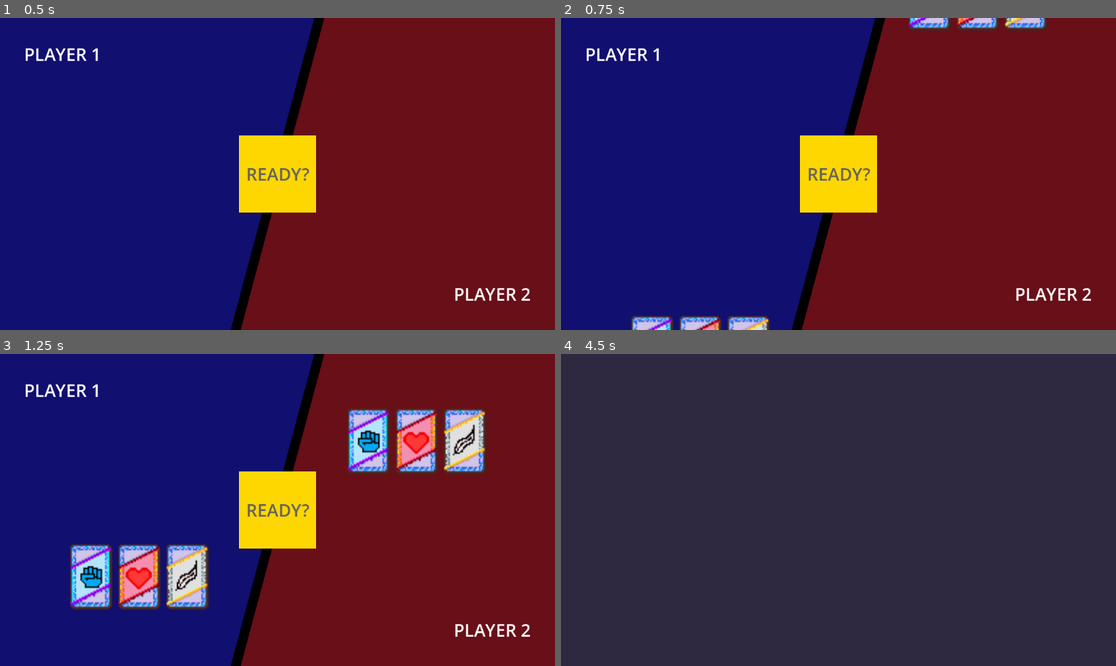
Above: before the commit, frames 1-4 (two rows, left to right).
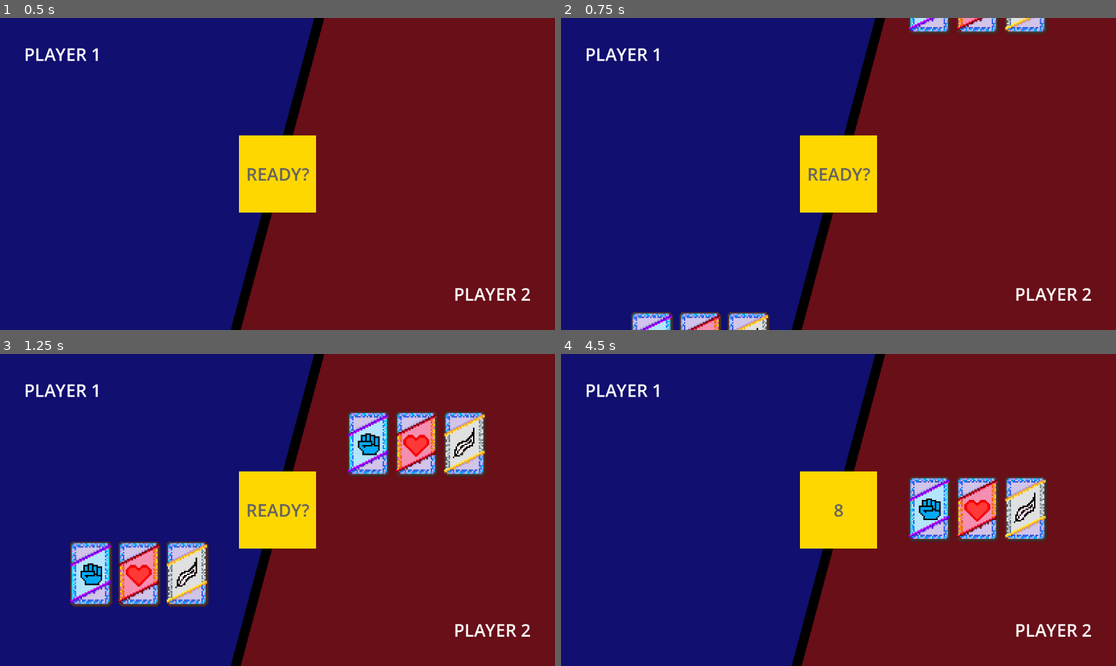
Above: after the commit, the same moments.

Repository: solirides/amazing-game
Game: Godot game, scene res://scenes/select_cards/select_cards.tscn
The game is run twice, just before and just after one commit, with the same random seed, the same clock (stepped at 60 frames per second) and the same inputs. This scene is started directly instead of the project's main scene. The engine's default icon, where the game draws it, is replaced by a stand-in: a white triangle on a blue panel in a dark square.
Inputs (mouse positions are in pixels of both pictures, inside the frame that each line leads up to):
- Up to frame 1 (0.5 s): no input
- Up to frame 2 (0.75 s): tap Enter at 0.5 s; move the mouse to (960, 158) at 0.52 s; hold Right (ui_right) from 0.53 s (still down); click (960, 158) at 0.6 s
- Up to frame 3 (1.25 s): keep holding Right (ui_right)
- Up to frame 4 (4.5 s): move the mouse to (649, 575) at 1.27 s; release Right (ui_right) at 1.28 s; hold Down (ui_down) 1.28-2.03 s; tap C (turret_attack) at 1.35 s; click (649, 575) at 1.42 s; move the mouse to (699, 510) at 2.02 s; hold Right (ui_right) 2.03-2.78 s; hold A (turret_ccw) 2.03-2.78 s; click (699, 510) at 2.17 s; move the mouse to (927, 510) at 2.77 s; hold Up (ui_up) 2.78-3.53 s; tap D (turret_cw) at 2.85 s; click (927, 510) at 2.92 s; move the mouse to (1005, 556) at 3.52 s; hold Left (ui_left) from 3.53 s (still down); tap N (wall_attack) at 3.6 s; tap Space at 4.25 s; move the mouse to (672, 463) at 4.27 s; tap J (wall_ccw) at 4.35 s

Frame 1 is identical in both runs. In frame 2, 2.1% of the frame differs, in the area x 12-88%, y 0-100%; in frame 3, 6.6%; in frame 4, 100%, in the area x 0-100%, y 0-100%.

Commit message:
improve card scaling

Diff:
--- a/amazing-game/modules/cards/cards.tscn
+++ b/amazing-game/modules/cards/cards.tscn
@@ -17,6 +17,7 @@
 card_type = 2
 
 [node name="Sprite2D" type="Sprite2D" parent="." unique_id=1950173428]
+texture_filter = 1
 texture = ExtResource("1_m273a")
 
 [node name="CollisionShape2D" type="CollisionShape2D" parent="." unique_id=959631285]
--- a/amazing-game/modules/player/wall.tscn
+++ b/amazing-game/modules/player/wall.tscn
@@ -20,6 +20,7 @@
 physics_material_override = SubResource("PhysicsMaterial_0rs0y")
 gravity_scale = 0.0
 center_of_mass_mode = 1
+freeze = true
 freeze_mode = 1
 contact_monitor = true
 max_contacts_reported = 5
--- a/amazing-game/scenes/select_cards/select_cards.gd
+++ b/amazing-game/scenes/select_cards/select_cards.gd
@@ -1,4 +1,4 @@
-extends CanvasLayer
+extends Control
 
 signal upgrades_finished
 signal upgrade_selected(player_id: int, type: Cards.CardType)
@@ -18,8 +18,8 @@
 func _ready() -> void:
 	var screen_size = get_viewport().get_visible_rect().size
 
-	$SpawnPoint1.global_position = Vector2(screen_size.x / 4.0, screen_size.y / 2.0)
-	$SpawnPoint2.global_position = Vector2(screen_size.x * 3.0 / 4.0, screen_size.y / 2.0)
+	$SpawnPoint1.global_position = Vector2(screen_size.x / 4.0, screen_size.y / 2.0) - screen_size/2.0
+	$SpawnPoint2.global_position = Vector2(screen_size.x * 3.0 / 4.0, screen_size.y / 2.0) - screen_size/2.0
 
 	var starting_cards = [Cards.CardType.DAMAGE, Cards.CardType.HEALTH, Cards.CardType.SPEED]
 	spawn_hand(1, $SpawnPoint1.global_position, starting_cards)
--- a/amazing-game/scenes/select_cards/select_cards.tscn
+++ b/amazing-game/scenes/select_cards/select_cards.tscn
@@ -2,18 +2,25 @@
 
 [ext_resource type="Script" uid="uid://dhrqkc2wg66pj" path="res://scenes/select_cards/select_cards.gd" id="1_asv8b"]
 [ext_resource type="PackedScene" uid="uid://civa8dd8deecp" path="res://modules/cards/cards.tscn" id="2_qg2st"]
+[ext_resource type="Texture2D" uid="uid://wr8lqm38ij8g" path="res://icon.svg" id="3_40vcb"]
 
 [node name="SelectCards" type="CanvasLayer" unique_id=514107963]
 process_mode = 3
+follow_viewport_enabled = true
+
+[node name="Control" type="Control" parent="." unique_id=901978605]
+layout_mode = 3
+anchors_preset = 15
+anchor_right = 1.0
+anchor_bottom = 1.0
+grow_horizontal = 2
+grow_vertical = 2
 script = ExtResource("1_asv8b")
 card_scene = ExtResource("2_qg2st")
 
-[node name="DividingLine" type="ColorRect" parent="." unique_id=1276173184]
-anchors_preset = 8
-anchor_left = 0.5
-anchor_top = 0.5
-anchor_right = 0.5
-anchor_bottom = 0.5
+[node name="DividingLine" type="ColorRect" parent="Control" unique_id=1276173184]
+layout_mode = 1
+anchors_preset = -1
 offset_left = -10.0
 offset_top = -750.0
 offset_right = 10.0
@@ -25,7 +32,7 @@
 mouse_filter = 2
 color = Color(0, 0, 0, 1)
 
-[node name="BgLeft" type="ColorRect" parent="DividingLine" unique_id=2035769161]
+[node name="BgLeft" type="ColorRect" parent="Control/DividingLine" unique_id=2035769161]
 layout_direction = 3
 layout_mode = 1
 anchors_preset = 9
@@ -36,7 +43,7 @@
 mouse_filter = 2
 color = Color(0, 0, 0.54509807, 0.627451)
 
-[node name="BgRight" type="ColorRect" parent="DividingLine" unique_id=2140843750]
+[node name="BgRight" type="ColorRect" parent="Control/DividingLine" unique_id=2140843750]
 layout_mode = 1
 anchors_preset = 11
 anchor_left = 1.0
@@ -48,7 +55,7 @@
 mouse_filter = 2
 color = Color(0.54509807, 0, 0, 0.627451)
 
-[node name="CenterBox" type="ColorRect" parent="DividingLine" unique_id=292060979]
+[node name="CenterBox" type="ColorRect" parent="Control/DividingLine" unique_id=292060979]
 layout_mode = 1
 anchors_preset = 8
 anchor_left = 0.5
@@ -65,7 +72,7 @@
 pivot_offset = Vector2(80, 80)
 color = Color(1, 0.84313726, 0, 1)
 
-[node name="TimerLabel" type="Label" parent="DividingLine/CenterBox" unique_id=1946863747]
+[node name="TimerLabel" type="Label" parent="Control/DividingLine/CenterBox" unique_id=1946863747]
 layout_mode = 1
 anchors_preset = 8
 anchor_left = 0.5
@@ -84,26 +91,29 @@
 horizontal_alignment = 1
 vertical_alignment = 1
 
-[node name="SpawnPoint1" type="Marker2D" parent="." unique_id=685869930]
+[node name="SpawnPoint1" type="Marker2D" parent="Control" unique_id=685869930]
 
-[node name="SpawnPoint2" type="Marker2D" parent="." unique_id=82111222]
+[node name="SpawnPoint2" type="Marker2D" parent="Control" unique_id=82111222]
 
-[node name="LabelP1" type="Label" parent="." unique_id=1717893802]
+[node name="LabelP1" type="Label" parent="Control" unique_id=1717893802]
+layout_mode = 1
+anchors_preset = -1
+anchor_left = -0.5
+anchor_top = -0.5
+anchor_right = -0.5
+anchor_bottom = -0.5
 offset_left = 50.0
 offset_top = 50.0
-offset_right = 122.0
-offset_bottom = 73.0
 theme_override_font_sizes/font_size = 36
 text = "PLAYER 1"
 
-[node name="LabelP2" type="Label" parent="." unique_id=1257981754]
-anchors_preset = 3
-anchor_left = 1.0
-anchor_top = 1.0
-anchor_right = 1.0
-anchor_bottom = 1.0
-offset_left = -122.0
-offset_top = -73.0
+[node name="LabelP2" type="Label" parent="Control" unique_id=1257981754]
+layout_mode = 1
+anchors_preset = -1
+anchor_left = 0.5
+anchor_top = 0.5
+anchor_right = 0.5
+anchor_bottom = 0.5
 offset_right = -50.0
 offset_bottom = -50.0
 grow_horizontal = 0
@@ -114,7 +124,13 @@
 text = "PLAYER 2"
 horizontal_alignment = 2
 
-[node name="SelectTimer" type="Timer" parent="." unique_id=871207302]
+[node name="SelectTimer" type="Timer" parent="Control" unique_id=871207302]
 one_shot = true
 
-[connection signal="timeout" from="SelectTimer" to="." method="_on_select_timer_timeout"]
+[node name="Camera2D" type="Camera2D" parent="." unique_id=290759023]
+
+[node name="Sprite2D" type="Sprite2D" parent="." unique_id=1753815152]
+visible = false
+texture = ExtResource("3_40vcb")
+
+[connection signal="timeout" from="Control/SelectTimer" to="." method="_on_select_timer_timeout"]
